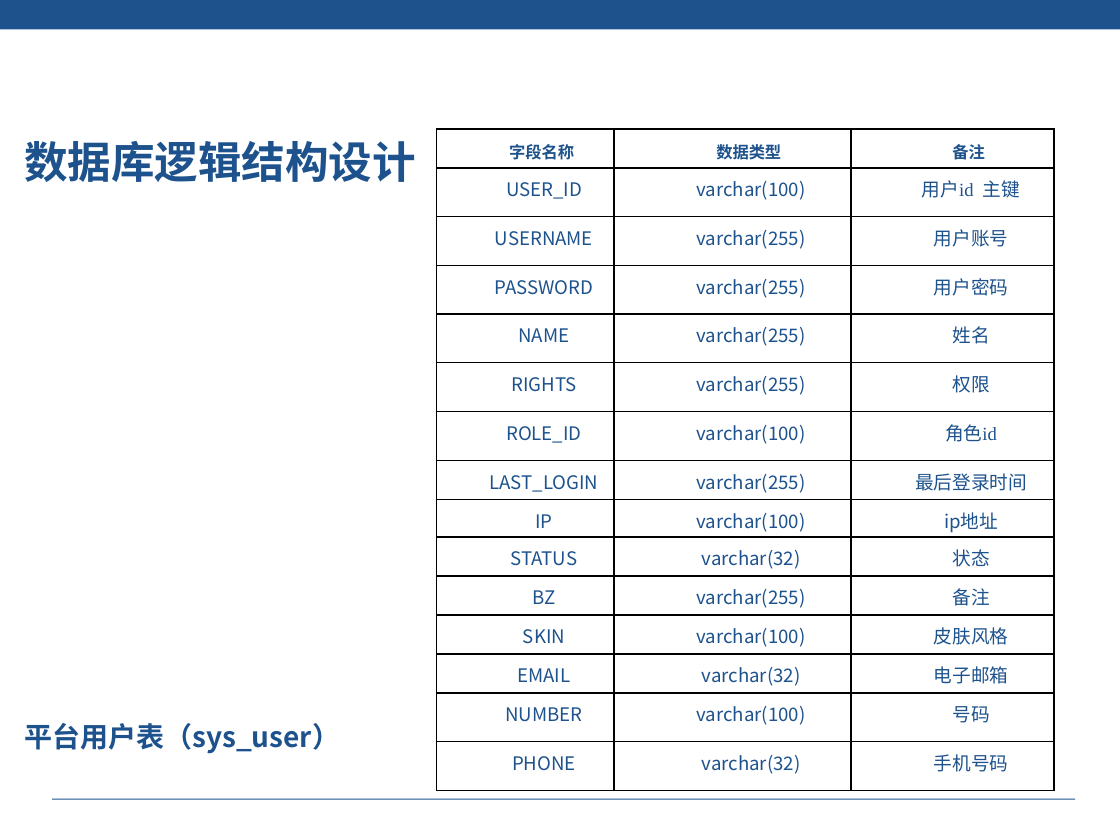
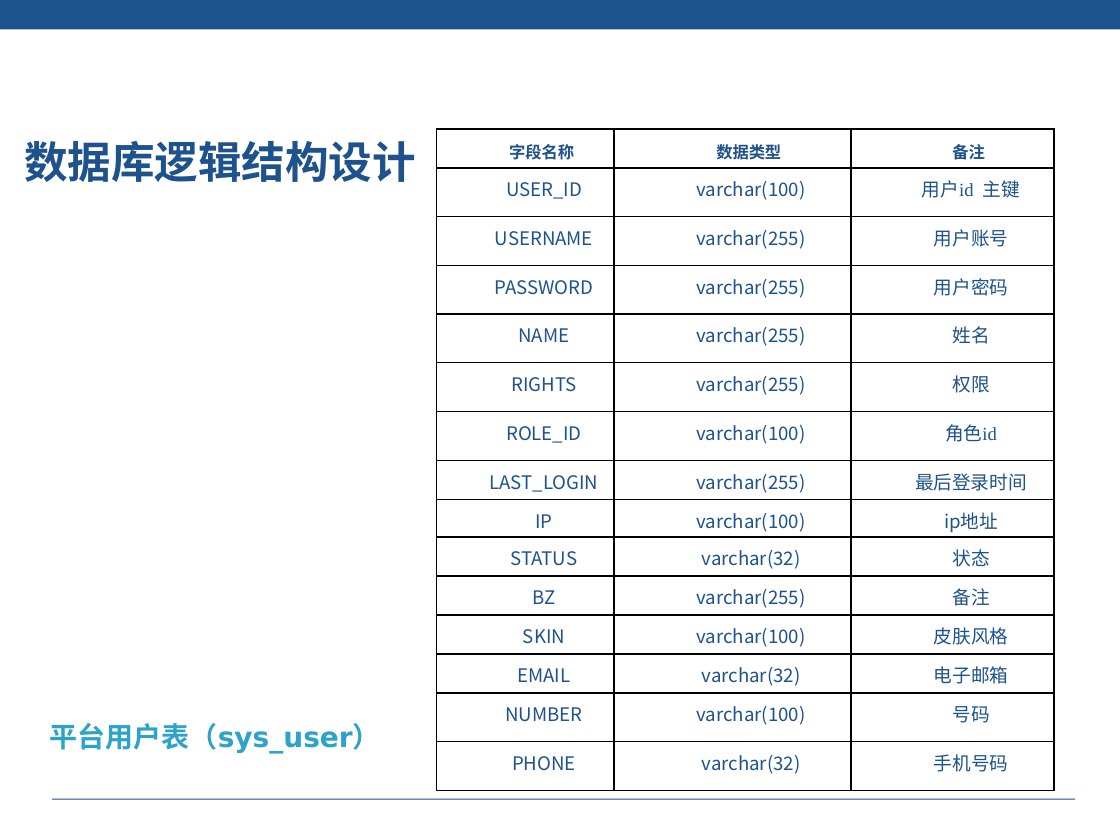
Before and after one commit to liuyanhao/hrAdmin, a slide deck: slide 16 of doc/刘熙财 -82- 答辩PPT.pptx (slide 28 before the commit). Drawn at 1120x840 pixels with LibreOffice and Linux fonts; fonts in the diff are those of the drawing; background and template pictures are left out. Boxes give left, top, right and bottom in pixels: in the first picture for what was removed or moved away, otherwise in the second. Text is boxed around its words. In the diff, an @@ line names an element or a change of style, - is before the commit and + after.

```diff
--- a/doc/刘熙财 -82- 答辩PPT.pptx
+++ b/doc/刘熙财 -82- 答辩PPT.pptx
@@ text at (50, 723, 381, 754): font Noto Sans CJK SC to DejaVu Sans, text colour #1D528D to #2CA3C8 in "平台用户表（sys_user）" @@
```
Also in this commit, not shown: 17 other slides changed, 19 slides added, 1 slide removed, 2 other files.
